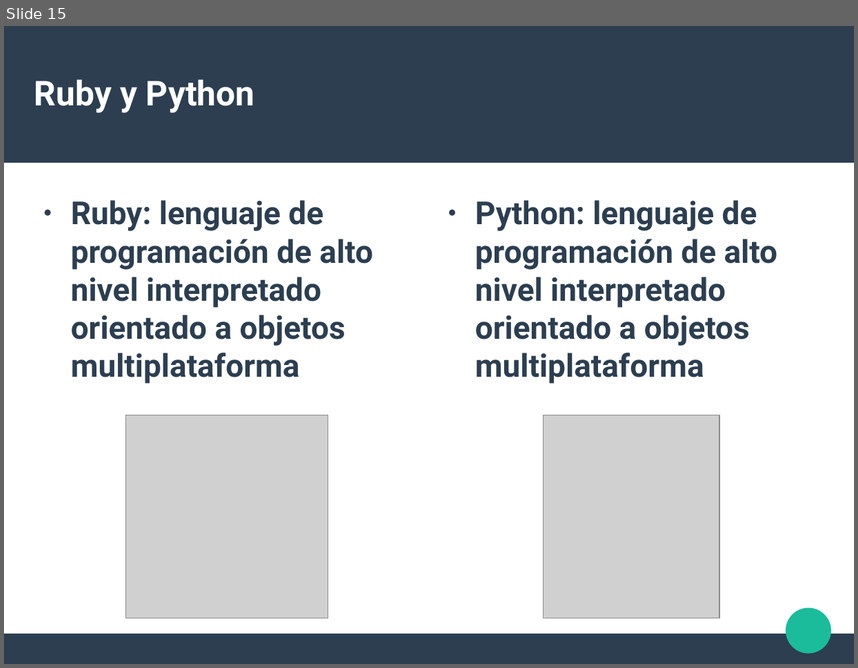
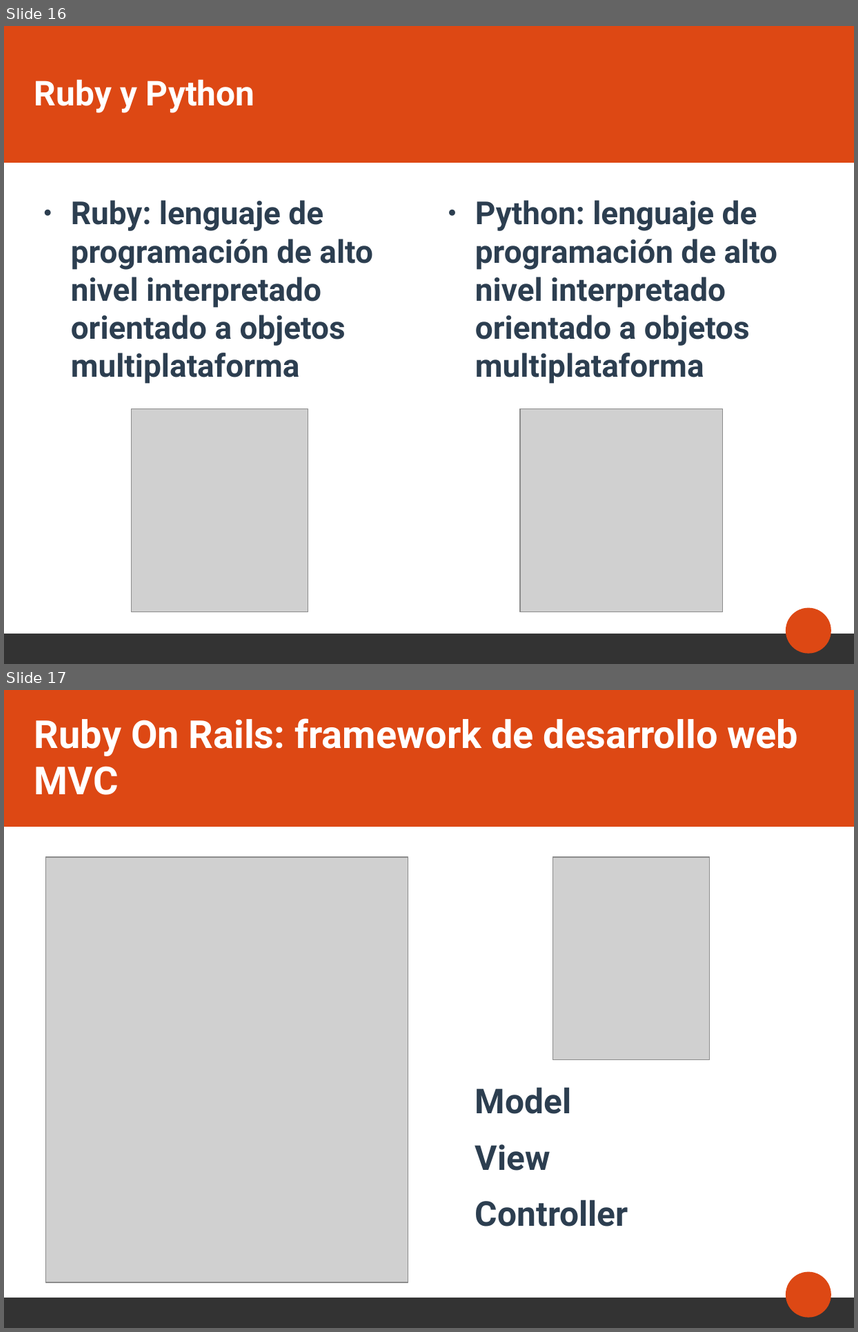
Before and after one commit to alabs/carchi_deploy, a slide deck: 9.Presentacion/presentacion.odp. Shown one above the other, each under a label of ours: slide 15 before the commit, slides 16 and 17 after it. The pictures are 858x668 and 858x1332 pixels, drawn with LibreOffice and Linux fonts; fonts in the diff are those of the drawing; grey boxes stand for pictures. Boxes give left, top, right and bottom in pixels: in the first picture for what was removed or moved away, otherwise in the second. Text is boxed around its words. In the diff, an @@ line names an element or a change of style, - is before the commit and + after.

```diff
--- a/9.Presentacion/presentacion.odp
+++ b/9.Presentacion/presentacion.odp
@@ slide 17 added at [4, 690, 854, 1328], background #FFFFFF; not listed: 3 template elements that a slide beside it also shows @@
@@ title added at [34, 718, 799, 795], 36 pt, text #FFFFFF, bold @@
+Ruby On Rails: framework de desarrollo web MVC
@@ picture added at [45, 858, 408, 1283] @@
@@ picture added at [553, 856, 710, 1060] @@
@@ text added at [475, 1087, 628, 1226], 32 pt, text #2C3E50, bold @@
+Model
+View
+Controller
@@ what was slide 15 is now slide 16 @@
@@ slide 16 changed as well @@
@@ rectangle at [4, 26, 854, 163]: fill #2C3E50 to #DD4814 @@
@@ picture: place and size @@
-picture at [126, 414, 329, 617]
+picture at [131, 409, 308, 612]
@@ picture: place and size @@
-picture at [543, 414, 720, 617]
+picture at [520, 409, 723, 612]
@@ ellipse at [786, 608, 832, 653]: fill #1ABC9C to #DD4814 @@
@@ rectangle at [4, 633, 854, 663]: fill #2C3E50 to #333333 @@
```
Also in this commit, not shown: 33 other slides changed, 1 other slide added, 2 slides removed, 10 other files.
